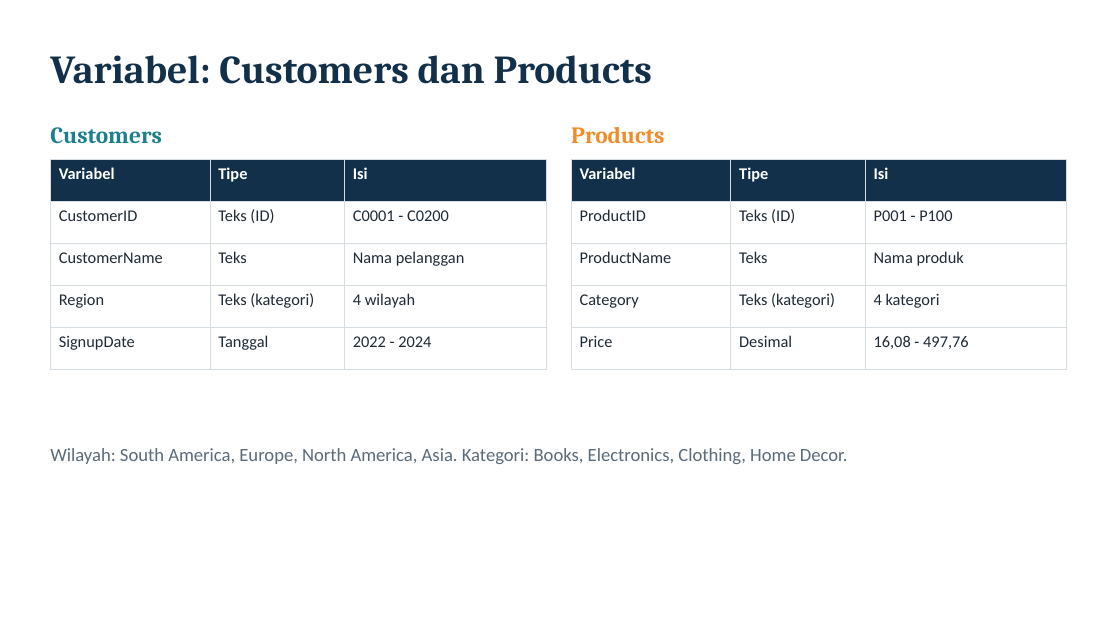
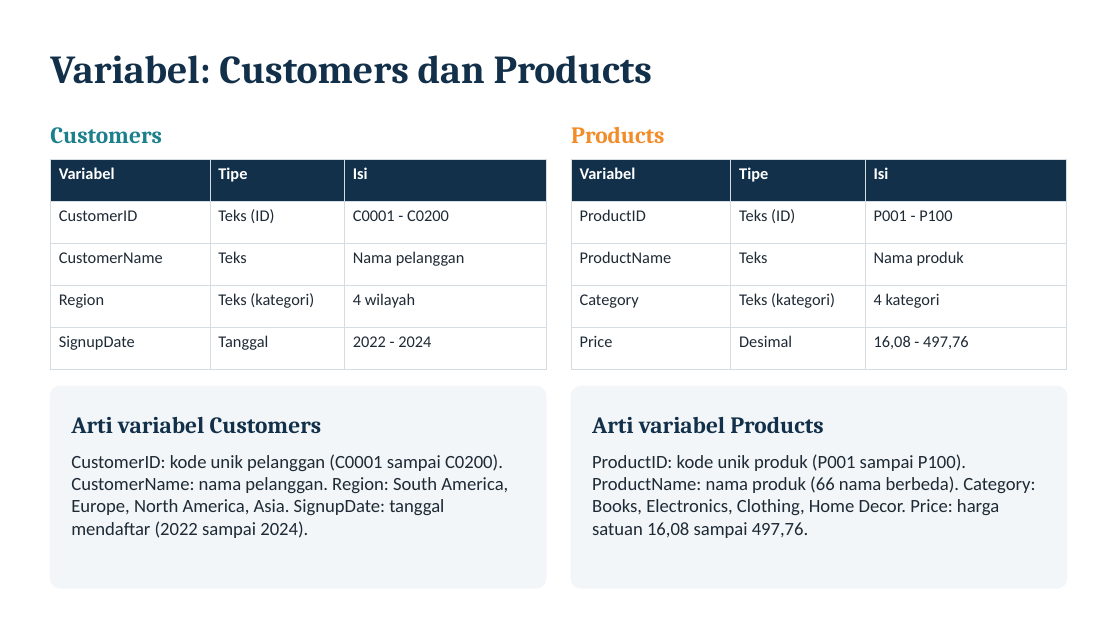
Before and after one commit to farhansech/EXACOUNT, a slide deck: slide 6 of output/EverMart_UTS_BDASC.pptx. Drawn at 1120x630 pixels with LibreOffice and Linux fonts; fonts in the diff are those of the drawing. Boxes give left, top, right and bottom in pixels: in the first picture for what was removed or moved away, otherwise in the second. Text is boxed around its words. In the diff, an @@ line names an element or a change of style, - is before the commit and + after.

```diff
--- a/output/EverMart_UTS_BDASC.pptx
+++ b/output/EverMart_UTS_BDASC.pptx
@@ rounded rectangle added at [50, 386, 546, 588], fill #F3F6F8, outline #F3F6F8 1 pt @@
@@ rounded rectangle added at [571, 386, 1067, 588], fill #F3F6F8, outline #F3F6F8 1 pt @@
@@ text added at [71, 417, 322, 434], 20 pt, text #12304A, bold @@
+Arti variabel Customers
@@ text added at [592, 416, 823, 433], 20 pt, text #12304A, bold @@
+Arti variabel Products
@@ text removed at [50, 448, 848, 464] @@
-Wilayah: South America, Europe, North America, Asia. Kategori: Books, Electronics, Clothing, Home Decor.
@@ text added at [71, 454, 508, 538], 16 pt, text #1E2A35 @@
+CustomerID: kode unik pelanggan (C0001 sampai C0200). CustomerName: nama pelanggan. Region: South America, Europe, North America, Asia. SignupDate: tanggal mendaftar (2022 sampai 2024).
@@ text added at [592, 454, 1035, 538], 16 pt, text #1E2A35 @@
+ProductID: kode unik produk (P001 sampai P100). ProductName: nama produk (66 nama berbeda). Category: Books, Electronics, Clothing, Home Decor. Price: harga satuan 16,08 sampai 497,76.
```
Also in this commit, not shown: 6 other slides changed, 5 slides added, 1 slide removed.
